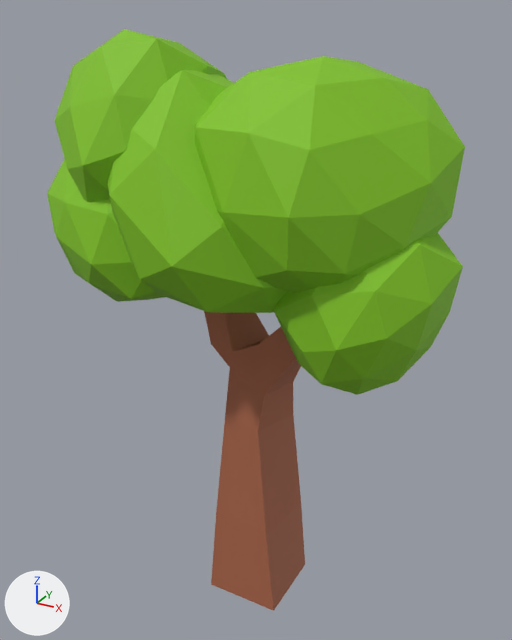
An edit to the FBX model Models/nature/f_long_oak_tree1.fbx, drawn before and after from the same camera.
Camera for both pictures: a camera (50 mm lens) standing at (7.11, -13.12, 14.1) and looking at (-0.3, 0.35, 7.36). The lights are fixed; the arrows at lower left show +X, +Y and +Z.

Objects in the first picture: 'OakTree1'.
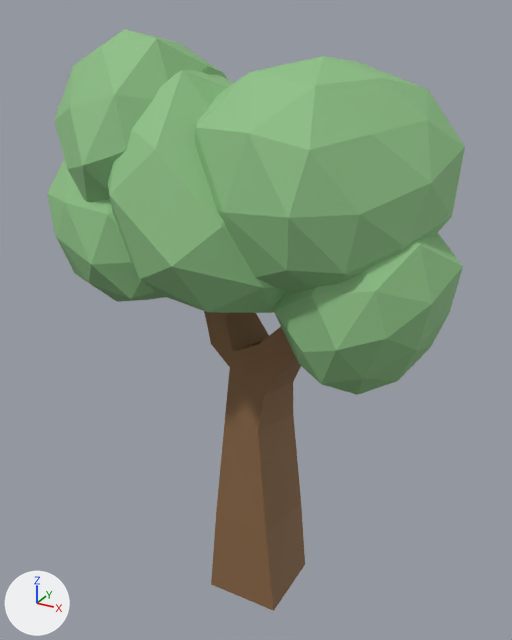
Commit message: recoloring trees

The edits, one by one:
Material 'OakTreeTrunk.004' (mat_oaktreetrunk_004) changes colour from brown #a86448 to brown #886543; in linear values from (0.393, 0.128, 0.0644) to (0.246, 0.13, 0.0561).
Material 'OakTreeLeaf.004' (mat_oaktreeleaf_004) changes colour from green #81c41c to green #8ec286; in linear values from (0.22, 0.549, 0.0114) to (0.27, 0.539, 0.238).

Changed parts and their boxes [x1, y1, x2, y2] in the pictures (512 x 640 px):
'OakTree1', recoloured
    both: [47, 29, 465, 611]
